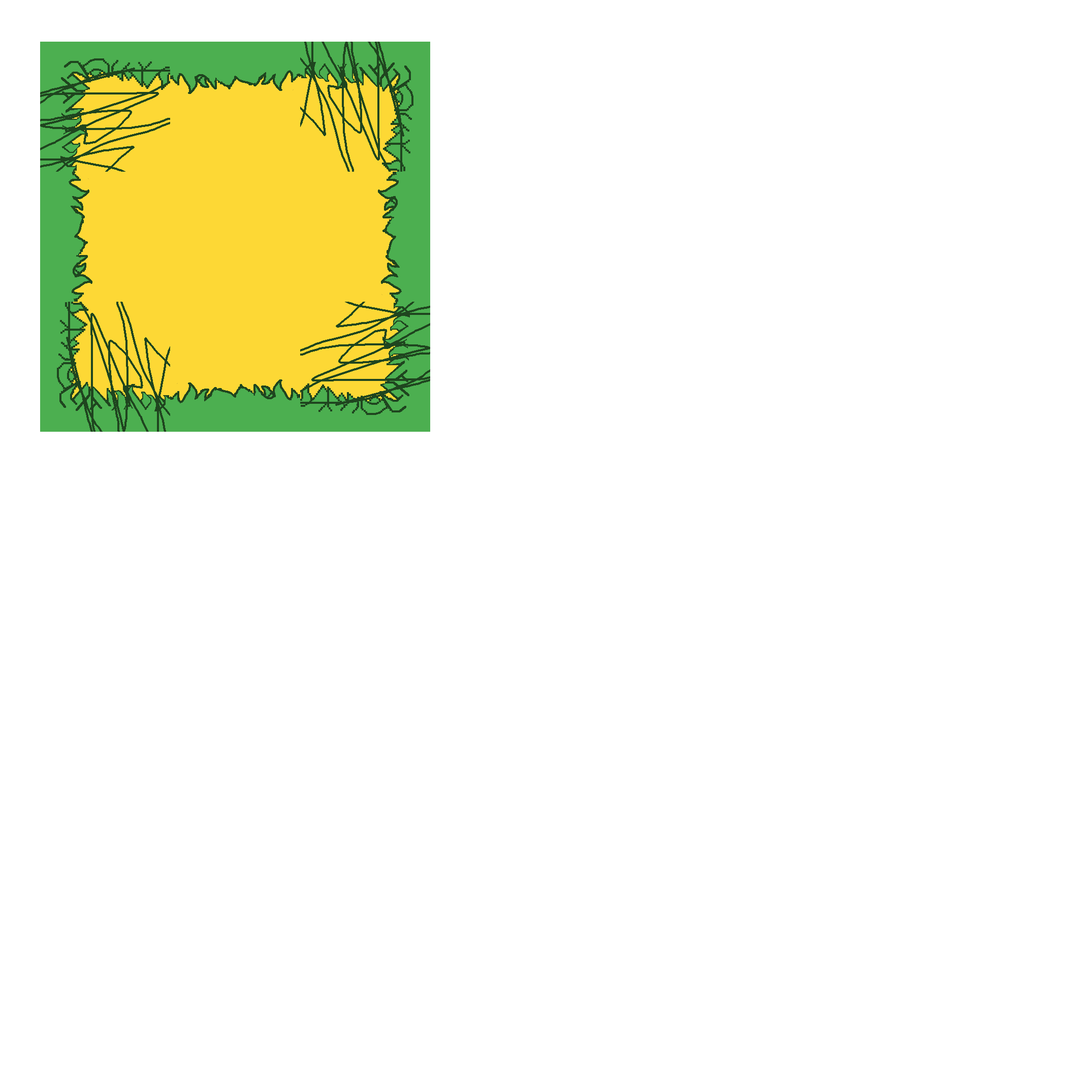
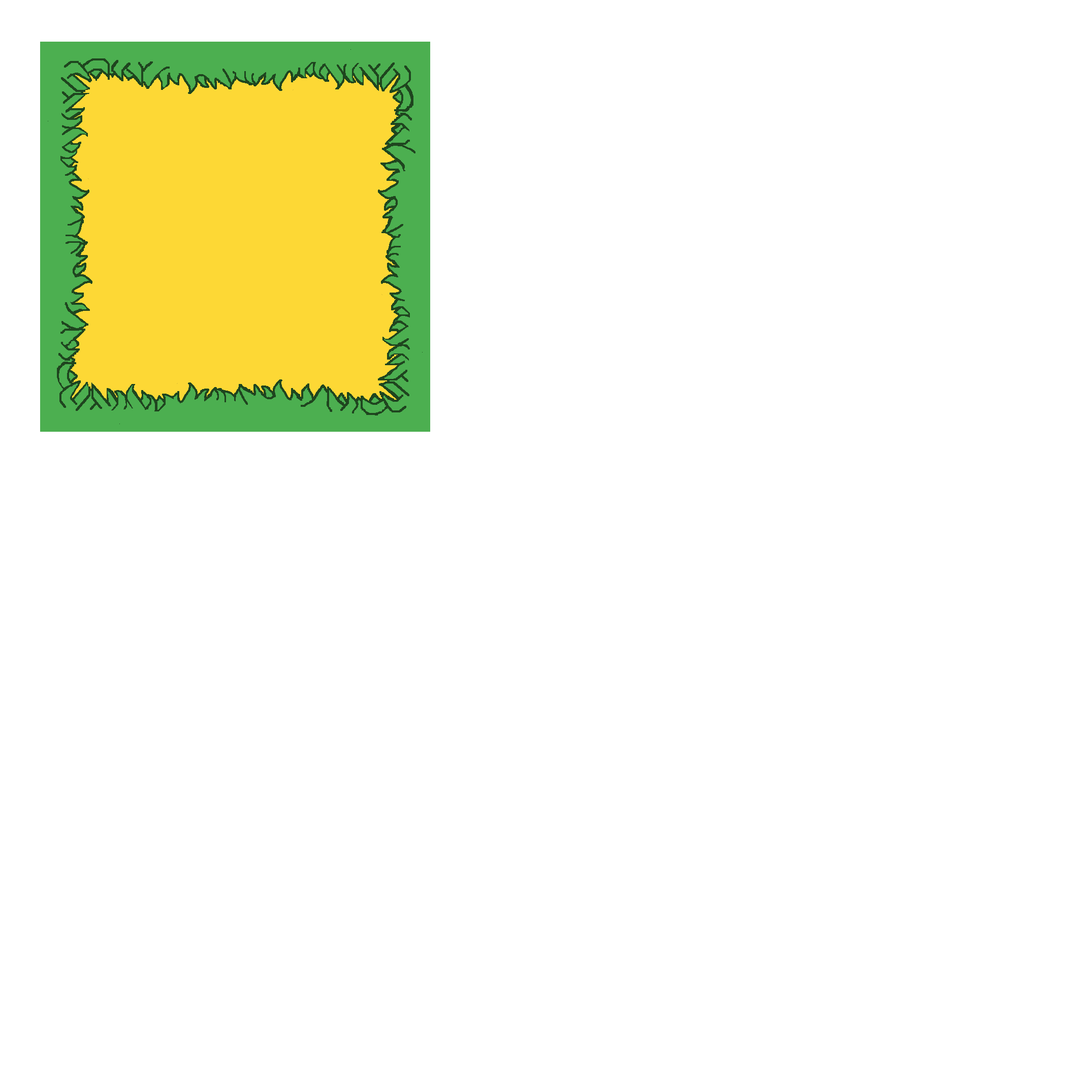
Two versions of the same layered image (1091 × 1091). Layer-by-layer changes:
moved "GrassOutCorner" (1st of 2) above "GrassOutSide" over box(40, 41, 431, 432)
painted on "GrassOutCorner copia 2" over box(40, 51, 416, 416)
painted on "GrassOutCorner copia" over box(171, 73, 431, 407)
painted on "GrassOutCorner copia 3" over box(293, 41, 416, 398)
painted on "GrassOutCorner" (2nd of 2, in "GrassOutCorner") over box(57, 160, 383, 432)
painted on "GrassOutSide copia 3" over box(65, 78, 400, 415)
painted on "GrassOutSide copia 2" over box(61, 64, 325, 405)
painted on "GrassOutSide copia" over box(72, 172, 404, 305)
painted on "GrassOutSide" (2nd of 2, in "GrassOutSide") over box(198, 68, 257, 90)
painted on "GrassOutCentre" over box(295, 393, 300, 399)
painted on "Livello 0" over box(295, 309, 405, 398)
